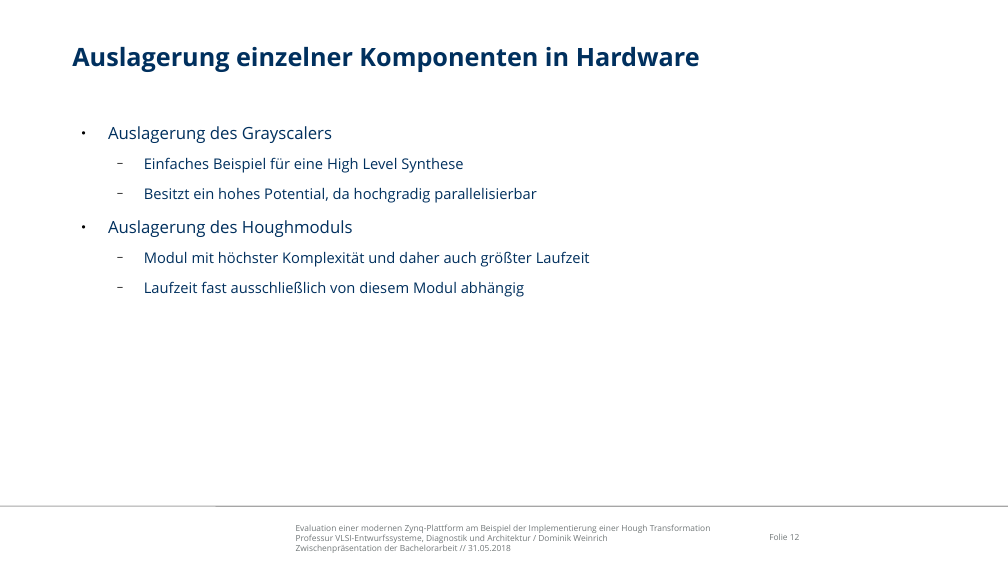
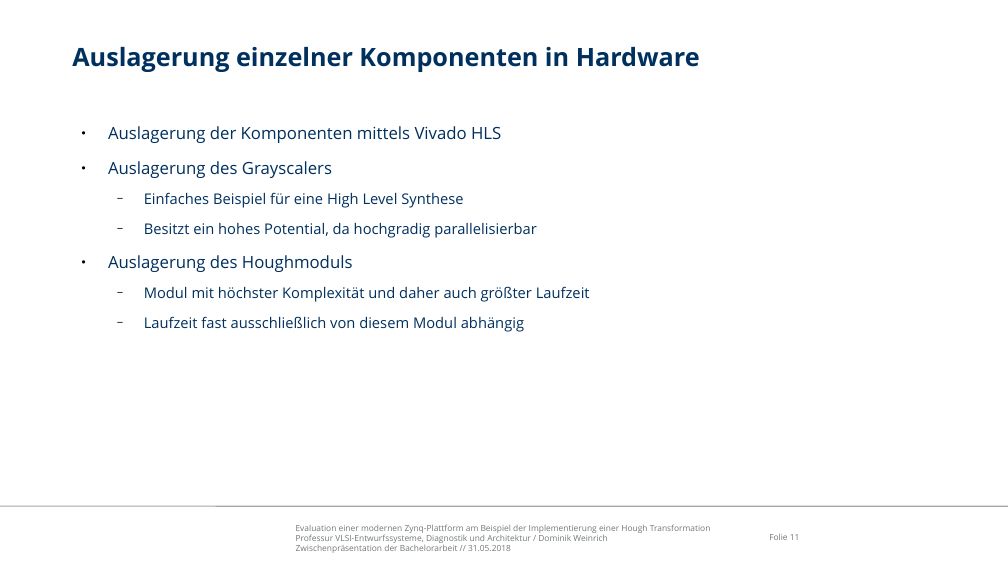
Before and after one commit to freeDom-/hough, a slide deck: slide 11 of Verteidigung/Verteidigung.odp (slide 12 before the commit). Drawn at 1008x567 pixels with LibreOffice and Linux fonts; fonts in the diff are those of the drawing; background and template pictures are left out. Boxes give left, top, right and bottom in pixels: in the first picture for what was removed or moved away, otherwise in the second. Text is boxed around its words. In the diff, an @@ line names an element or a change of style, - is before the commit and + after.

```diff
--- a/Verteidigung/Verteidigung.odp
+++ b/Verteidigung/Verteidigung.odp
@@ text at bbox=[108, 126, 501, 143]: paragraph added @@
+● Auslagerung der Komponenten mittels Vivado HLS
@@ page number at bbox=[769, 534, 800, 540]: text changed @@
-Folie 12
+Folie 11
```
Also in this commit, not shown: 7 other slides changed, 3 slides added, 2 slides removed, 2 other files.
